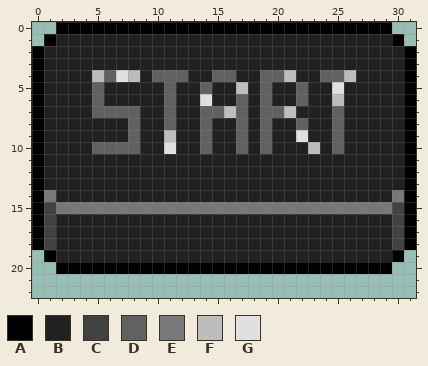
Pixel-art file, stored at Assets/Arts/GameUI/Canvas_Border_Btn/AllMenuUI/StartMenu/GameSet/StartButton.aseprite. Above is the file before it was changed.
32x32 pixels, 1 frame. Shown: x 0..31, y 0..22.
Palette (. is transparent): A #000000  B #212121  C #424242  D #616161  E #787878  F #bdbdbd  G #e0e0e0
Once edited:
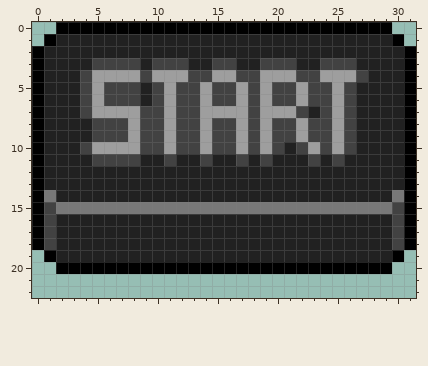
The edit:
@@ palette @@
-D #616161
+D #9e9e9e
--- layer "txt"
@@ x 0..31 @@
  2 ABBBBBBBBBBBBBBBBBBBBBBBBBBBBBBA
- 3 ABBBBBBBBBBBBBBBBBBBBBBBBBBBBBBA
- 4 ABBBBFDGFBDDDBBDDBBDDFBBDDFBBBBA
- 5 ABBBBDBBBBBDBBDBBFBDBBDBBGBBBBBA
- 6 ABBBBDBBBBBDBBGBBDBDBBDBBFBBBBBA
- 7 ABBBBDDDDBBDBBDDFDBDDFBBBDBBBBBA
- 8 ABBBBBBBDBBDBBDBBDBDBBDBBDBBBBBA
- 9 ABBBBBBBDBBFBBDBBDBDBBGBBDBBBBBA
-10 ABBBBDDDDBBGBBDBBDBDBBBFBDBBBBBA
-11 ABBBBBBBBBBBBBBBBBBBBBBBBBBBBBBA
+ 3 ABBBBCCCCBCCCBBCCBBCCCBBCCCBBBBA
+ 4 ABBBCDDDDCDDDCCDDCCDDDCCDDDCBBBA
+ 5 ABBBCDCCCBCDCCDCCDCDCCDCCDCBBBBA
+ 6 ABBBCDCCCBCDCCDCCDCDCCDCCDCBBBBA
+ 7 ABBBCDDDDCCDCCDDDDCDDDCBCDCBBBBA
+ 8 ABBBBCCCDCCDCCDCCDCDCCDCCDCBBBBA
+ 9 ABBBBCCCDCCDCCDCCDCDCCDCCDCBBBBA
+10 ABBBCDDDDCCDCCDCCDCDCBCDCDCBBBBA
+11 ABBBBCCCCBBCBBCBBCBCBBBCBCBBBBBA
 12 ABBBBBBBBBBBBBBBBBBBBBBBBBBBBBBA
Boxes around the changes in both pictures, in picture pixels (x1, y1, x2, y2):
changed: (80, 58, 368, 166)
